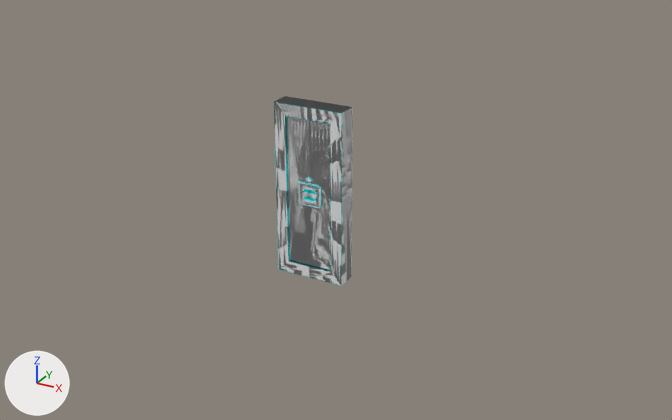
The FBX model assets/models/Doors.fbx: old version first, new version second.
Camera for both pictures: a 50 mm lens placed at (40.5, -69.4, 41.8), pointed at (1.8, 1.1, 6.6). Every picture has the same lights, and +X, +Y and +Z are marked at lower left.
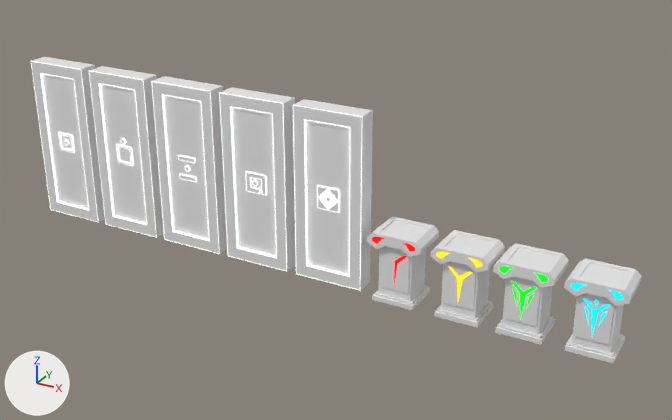
Changed parts and their boxes (x1, y1, x2, y2) in the pictures (672 x 420 px; the box of a moved part takes in the faces that stretch with it):
'Cube', surface changed, recoloured, moved: before (274, 96, 353, 286); after (89, 66, 164, 238)
'Cube.003', surface changed, recoloured, moved: before (285, 117, 331, 272); after (219, 87, 296, 271)
'Cube.004', surface changed, moved: before (287, 118, 346, 286); after (293, 99, 373, 291)
'Cube.002', surface changed, reshaped, moved: before (284, 117, 347, 280); after (151, 76, 227, 254)
'Cube.001', surface changed, moved: before (290, 131, 329, 206); after (31, 57, 105, 222)
'Cube.008', added: after (564, 258, 642, 363)
'Cube.007', added: after (493, 243, 569, 344)
'Cube.005', added: after (431, 230, 505, 328)
'Cube.006', added: after (367, 216, 439, 310)
part 1 of me_cube_003, moved or reshaped: before (289, 117, 330, 270); after (164, 95, 209, 239)
part 2 of me_cube_003, recoloured: before (285, 120, 331, 267); after (151, 81, 220, 254)
part 3 of me_cube_002, recoloured: before (274, 102, 342, 286); after (89, 71, 157, 238)
part 4 of me_cube_004, recoloured: before (285, 121, 331, 272); after (219, 93, 287, 271)

The change, as a list of edits to the scene's bpy script:
```text
Change mat_material_002:
    add mat_material_002.emission_strength = 2.0
Change me_cube_003:
    remove me_cube_003.from_pydata(...)  # 131 vertices, 130 faces; spans x -3.5..3.5, y -1.0..1.0, z 0.0..17.0
    remove me_cube_003.materials.append(mat_material_007)  # white #e7e7e7
    add me_cube_003.from_pydata(...)  # 156 vertices, 158 faces; spans x -3.5..3.5, y -1.0..1.0, z 0.0..17.0
    me_cube_003 part 1: 47 vertices moved from x -1.0..1.0, y -0.9..-0.7, z 8.2..9.8 to x -1.0..1.0, y -0.9..-0.7, z 7.2..9.7; 25 vertices added at x -1.0..1.0, y -0.9..-0.7, z 7.2..9.7
    me_cube_003 part 2: 54 faces spanning x -3.5..3.5, y -1.0..1.0, z 0.0..17.0 switch from mat_material_006 (cyan #00e2e7) to mat_material_002 (white #e7e7e7)
    add me_cube_003.materials.append(mat_material_003)  # white #e7e7e7
Change me_cube_002:
    where me_cube_002.from_pydata(...)  # 154 vertices, 153 faces; spans x -3.5..3.5, y -1.0..1.0, z 0.0..17.0
    remove me_cube_002.materials.append(mat_material_005)  # white #e7e7e7
    me_cube_002 part 3: all 88 faces that had it switch from mat_material_004 (cyan #00e2e7) to mat_material_002 (white #e7e7e7)
    add me_cube_002.materials.append(mat_material_003)  # white #e7e7e7
Change me_cube_004:
    where me_cube_004.from_pydata(...)  # 154 vertices, 155 faces; spans x -3.5..3.5, y -1.0..1.0, z 0.0..17.0
    remove me_cube_004.materials.append(mat_material_009)  # white #e7e7e7
    me_cube_004 part 4: all 88 faces that had it switch from mat_material_008 (cyan #00e2e7) to mat_material_002 (white #e7e7e7)
    add me_cube_004.materials.append(mat_material_003)  # white #e7e7e7
Change ob_cube_001:
    ob_cube_001.location: (0.0, 0.0, 0.0) -> (-30.0, 0.0, 0.0)
Change ob_cube_002:
    ob_cube_002.location: (0.0, 0.0, 0.0) -> (-14.0, 0.0, 0.0)
Change ob_cube_004:
    ob_cube_004.location: (0.0, 0.0, 0.0) -> (2.0, 0.0, 0.0)
Change ob_cube:
    ob_cube.location: (0.0, 0.0, 0.0) -> (-22.0, 0.0, 0.0)
Change ob_cube_003:
    ob_cube_003.location: (0.0, 0.0, 0.0) -> (-6.0, 0.0, 0.0)
Add ob_cube_007:
    ob_cube_007 = bpy.data.objects.new('Cube.007', me_cube_007)  # 206 vertices, 214 faces; spans x -2.57..2.65, y -2.05..2.06, z -0.06..6.74; in mat_material_003 (white #e7e7e7), mat_material_014 (green #00e713)
    ob_cube_007.location = (21.07, 0.0, 0.0)
Add ob_cube_005:
    ob_cube_005 = bpy.data.objects.new('Cube.005', me_cube)  # 192 vertices, 196 faces; spans x -2.57..2.65, y -2.05..2.06, z -0.06..6.74; in mat_material_003 (white #e7e7e7), mat_material_001 (yellow #e7a400)
    ob_cube_005.location = (15.4, 0.0, 0.0)
Add ob_cube_008:
    ob_cube_008 = bpy.data.objects.new('Cube.008', me_cube_008)  # 211 vertices, 220 faces; spans x -2.57..2.65, y -2.05..2.06, z -0.06..6.74; in mat_material_003 (white #e7e7e7), mat_material_016 (cyan #00b7e7)
    ob_cube_008.location = (27.12, 0.0, 0.0)
Add ob_cube_006:
    ob_cube_006 = bpy.data.objects.new('Cube.006', me_cube_006)  # 187 vertices, 191 faces; spans x -2.57..2.65, y -2.05..2.06, z -0.06..6.74; in mat_material_003 (white #e7e7e7), mat_material_012 (red #e70002)
    ob_cube_006.location = (9.21, 0.0, 0.0)
```
